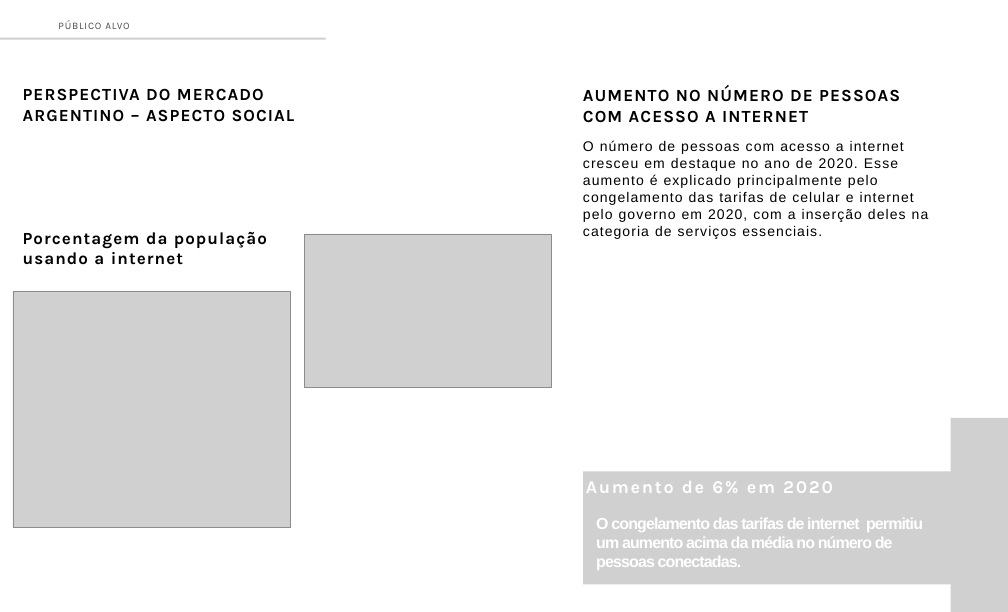
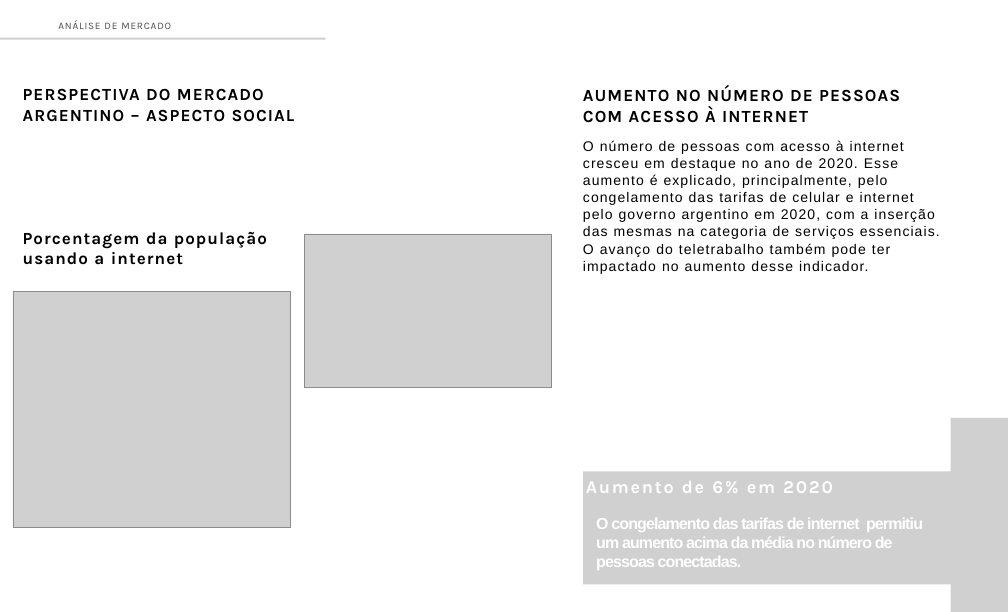
Before and after one commit to AndreBertollo/Desafio-Mercado-Livre, a slide deck: slide 10 of Apresentação/Estudo de Mercado - Aderência Meli Mercado Argentino.pptx. Drawn at 1008x612 pixels with LibreOffice and Linux fonts; fonts in the diff are those of the drawing; grey boxes stand for pictures. Boxes give left, top, right and bottom in pixels: in the first picture for what was removed or moved away, otherwise in the second. Text is boxed around its words. In the diff, an @@ line names an element or a change of style, - is before the commit and + after.

```diff
--- a/Apresentação/Estudo de Mercado - Aderência Meli Mercado Argentino.pptx
+++ b/Apresentação/Estudo de Mercado - Aderência Meli Mercado Argentino.pptx
@@ text at bbox=[58, 20, 171, 29]: text changed @@
-PÚBLICO ALVO
+ANÁLISE DE MERCADO
@@ text at bbox=[583, 86, 900, 123]: text changed @@
-AUMENTO NO NÚMERO DE PESSOAS COM ACESSO A INTERNET
+AUMENTO NO NÚMERO DE PESSOAS COM ACESSO À INTERNET
@@ text at bbox=[583, 140, 940, 274]: text changed @@
-O número de pessoas com acesso a internet cresceu em destaque no ano de 2020. Esse aumento é explicado principalmente pelo congelamento das tarifas de celular e internet pelo governo em 2020, com a inserção deles na categoria de serviços essenciais.
+O número de pessoas com acesso à internet cresceu em destaque no ano de 2020. Esse aumento é explicado, principalmente, pelo congelamento das tarifas de celular e internet pelo governo argentino em 2020, com a inserção das mesmas na categoria de serviços essenciais.
+O avanço do teletrabalho também pode ter impactado no aumento desse indicador.
```
Also in this commit, not shown: 18 other slides changed, 1 other file.
